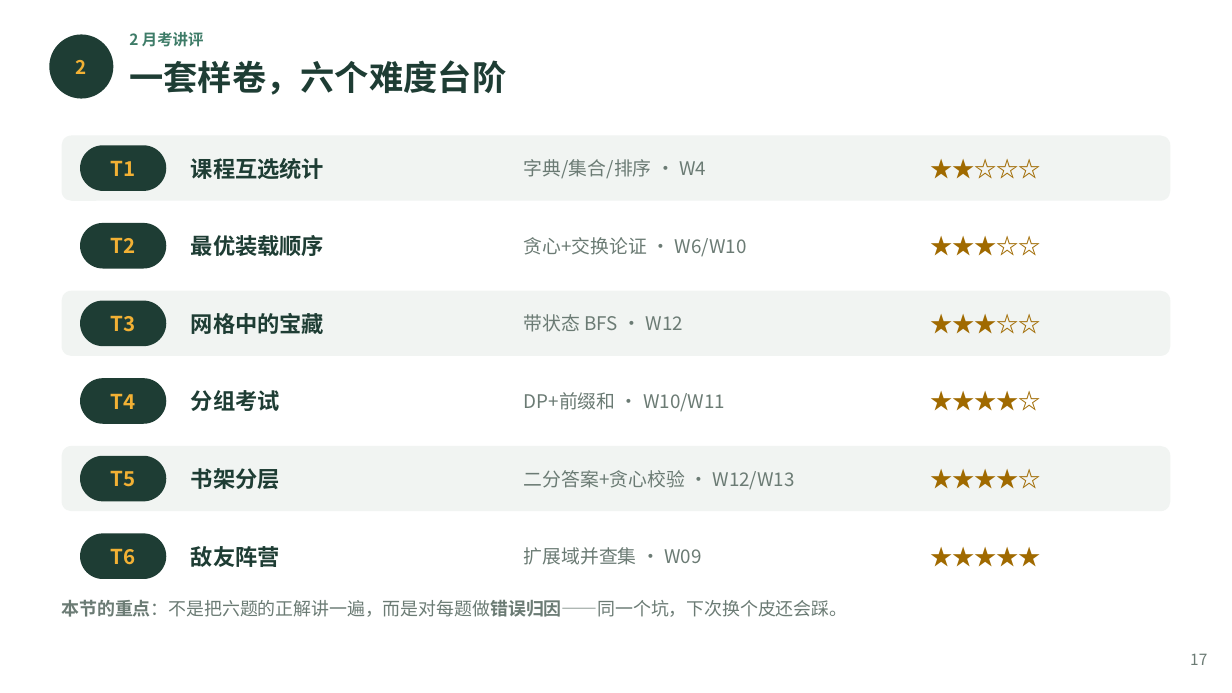
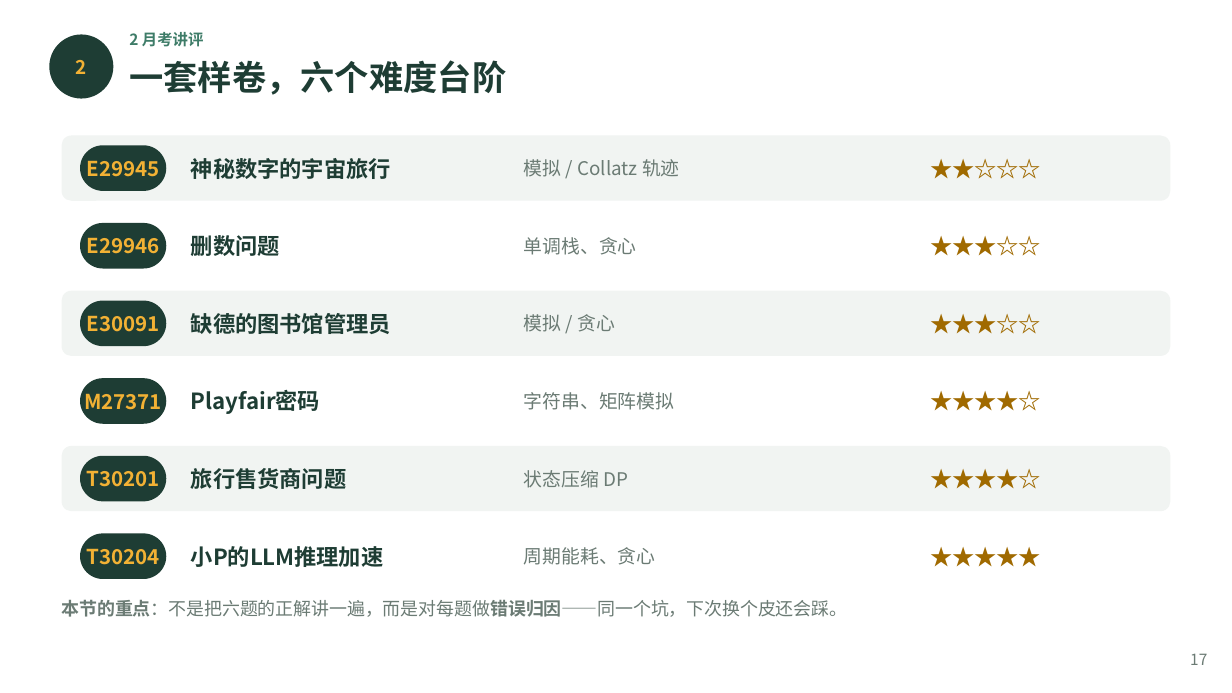
Before and after one commit to GMyhf/2026fall-cs101, a slide deck: slide 17 of courseware/202612_ADS_W14_AI_Literacy_Exam_Recap.pptx. Drawn at 1232x693 pixels with LibreOffice and Linux fonts; fonts in the diff are those of the drawing. Boxes give left, top, right and bottom in pixels: in the first picture for what was removed or moved away, otherwise in the second. Text is boxed around its words. In the diff, an @@ line names an element or a change of style, - is before the commit and + after.

```diff
--- a/courseware/202612_ADS_W14_AI_Literacy_Exam_Recap.pptx
+++ b/courseware/202612_ADS_W14_AI_Literacy_Exam_Recap.pptx
@@ text at (87,160,160,177): text changed @@
-T1
+E29945
@@ text at (191,158,391,179): text changed @@
-课程互选统计
+神秘数字的宇宙旅行
@@ text at (524,159,680,177): text changed @@
-字典/集合/排序 · W4
+模拟 / Collatz 轨迹
@@ text at (87,237,160,254): text changed @@
-T2
+E29946
@@ text at (191,232,280,260): text changed @@
-最优装载顺序
+删数问题
@@ text at (524,237,637,255): text changed @@
-贪心+交换论证 · W6/W10
+单调栈、贪心
@@ text at (87,315,160,332): text changed @@
-T3
+E30091
@@ text at (191,313,391,334): text changed @@
-网格中的宝藏
+缺德的图书馆管理员
@@ text at (524,314,615,332): text changed @@
-带状态 BFS · W12
+模拟 / 贪心
@@ text at (84,393,162,410): text changed @@
-T4
+M27371
@@ text at (191,390,320,414): text changed @@
-分组考试
+Playfair密码
@@ text at (524,392,675,410): text changed @@
-DP+前缀和 · W10/W11
+字符串、矩阵模拟
@@ text at (86,470,159,487): text changed @@
-T5
+T30201
@@ text at (191,468,346,489): text changed @@
-书架分层
+旅行售货商问题
@@ text at (524,470,628,488): text changed @@
-二分答案+贪心校验 · W12/W13
+状态压缩 DP
@@ text at (86,548,159,565): text changed @@
-T6
+T30204
@@ text at (191,546,383,567): text changed @@
-敌友阵营
+小P的LLM推理加速
@@ text at (524,547,656,565): text changed @@
-扩展域并查集 · W09
+周期能耗、贪心
```
Also in this commit, not shown: 9 other files.
